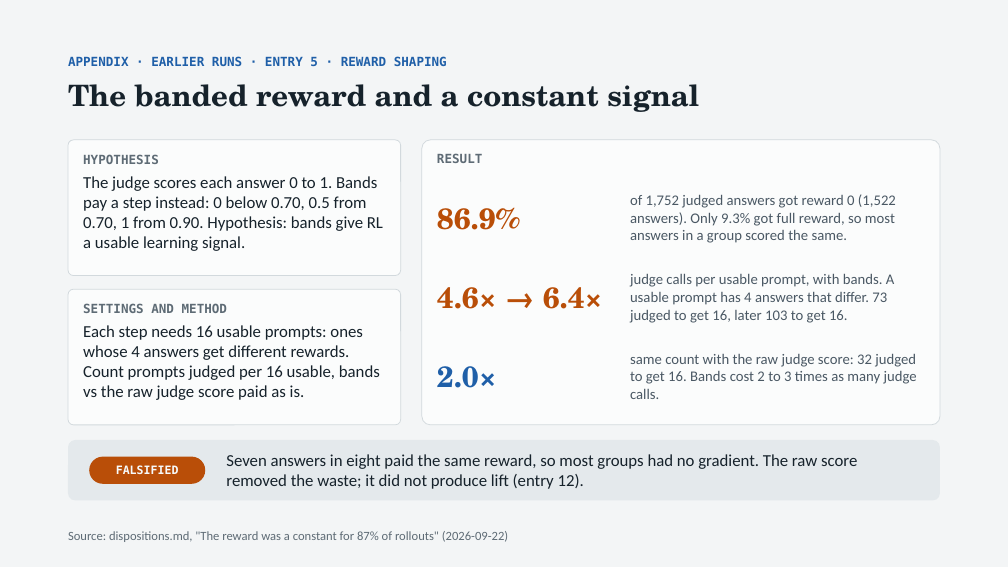
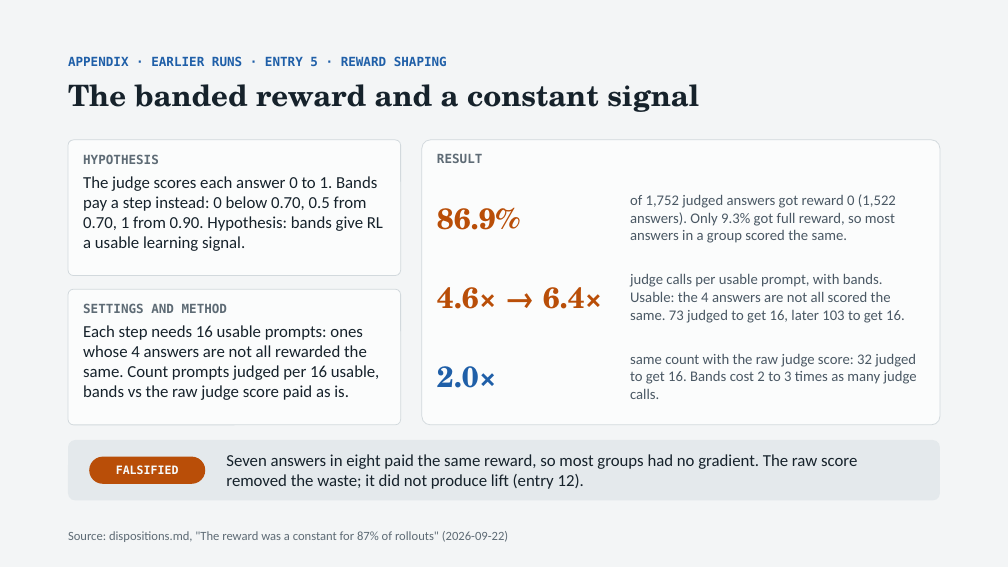
Before and after one commit to thistleknot/rl_v2_share, a slide deck: slide 19 of docs/RL_V2_rl.pptx. Drawn at 1008x567 pixels with LibreOffice and Linux fonts; fonts in the diff are those of the drawing. Boxes give left, top, right and bottom in pixels: in the first picture for what was removed or moved away, otherwise in the second. Text is boxed around its words. In the diff, an @@ line names an element or a change of style, - is before the commit and + after.

```diff
--- a/docs/RL_V2_rl.pptx
+++ b/docs/RL_V2_rl.pptx
@@ text at bbox=[630, 274, 905, 323]: text changed @@
-judge calls per usable prompt, with bands. A usable prompt has 4 answers that differ. 73 judged to get 16, later 103 to get 16.
+judge calls per usable prompt, with bands. Usable: the 4 answers are not all scored the same. 73 judged to get 16, later 103 to get 16.
@@ text at bbox=[83, 325, 380, 400]: text changed @@
-Each step needs 16 usable prompts: ones whose 4 answers get different rewards. Count prompts judged per 16 usable, bands vs the raw judge score paid as is.
+Each step needs 16 usable prompts: ones whose 4 answers are not all rewarded the same. Count prompts judged per 16 usable, bands vs the raw judge score paid as is.
```
